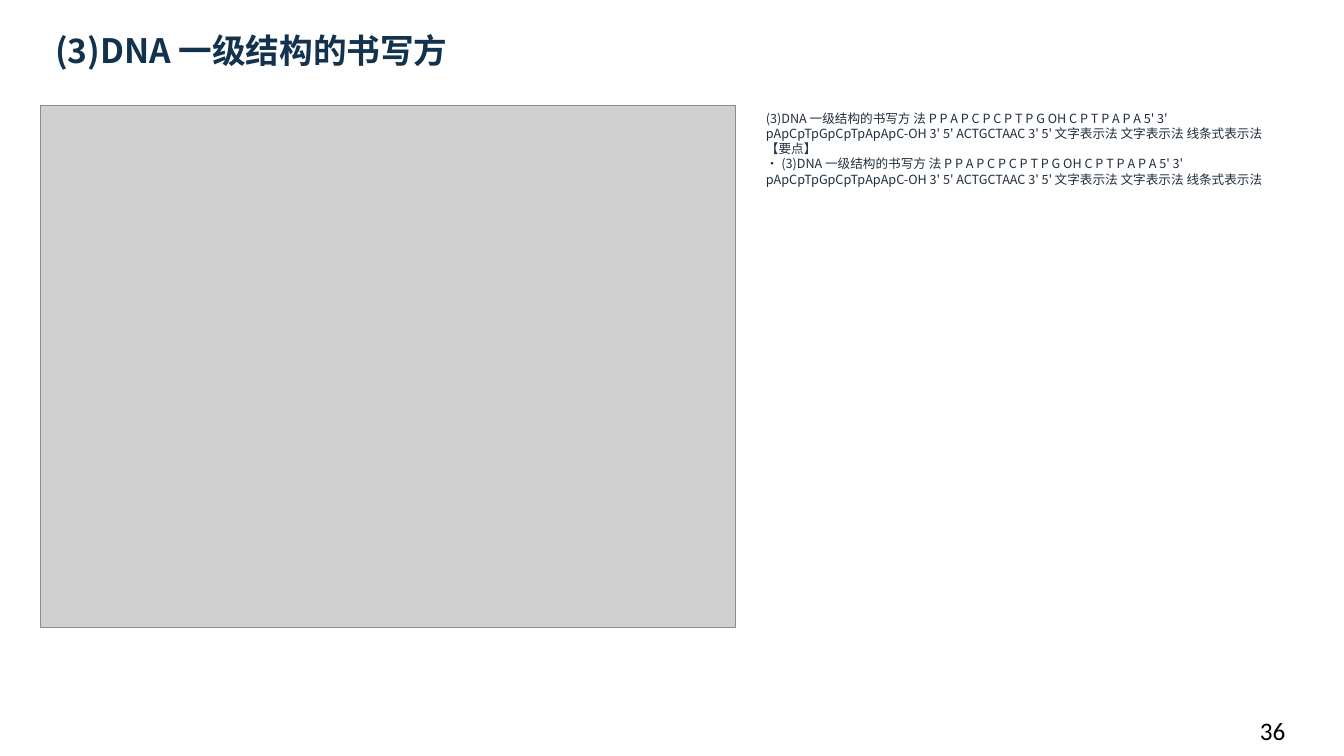
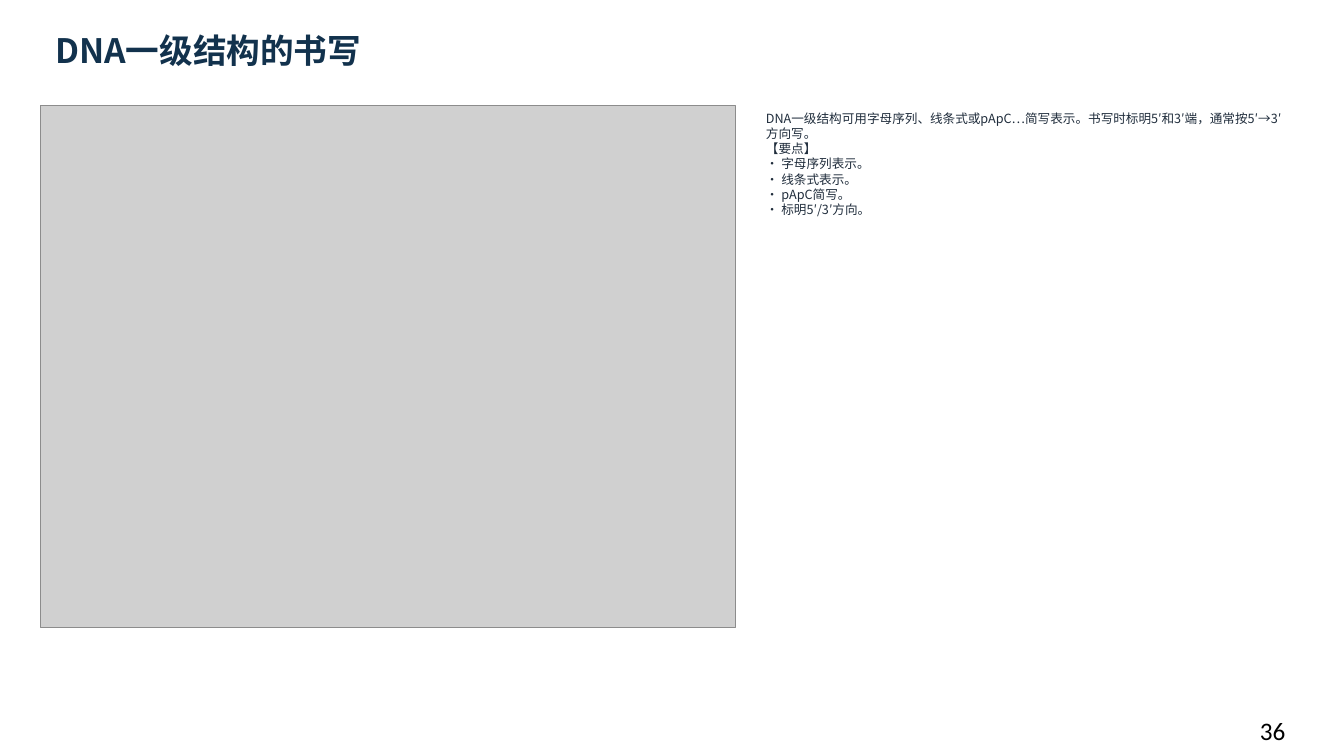
Before and after one commit to newkan-li/Biochemistry, a slide deck: slide 36 of downloads/bc11-ai-style.pptx. Drawn at 1344x756 pixels with LibreOffice and Linux fonts; fonts in the diff are those of the drawing; grey boxes stand for pictures. Boxes give left, top, right and bottom in pixels: in the first picture for what was removed or moved away, otherwise in the second. Text is boxed around its words. In the diff, an @@ line names an element or a change of style, - is before the commit and + after.

```diff
--- a/downloads/bc11-ai-style.pptx
+++ b/downloads/bc11-ai-style.pptx
@@ text at (x1=55, y1=34, x2=361, y2=66): text changed @@
-(3)DNA 一级结构的书写方
+DNA一级结构的书写
@@ text at (x1=766, y1=112, x2=1281, y2=217): text changed @@
-(3)DNA 一级结构的书写方 法 P P A P C P C P T P G OH C P T P A P A 5' 3' pApCpTpGpCpTpApApC-OH 3' 5' ACTGCTAAC 3' 5' 文字表示法 文字表示法 线条式表示法
-【要点】
-• (3)DNA 一级结构的书写方 法 P P A P C P C P T P G OH C P T P A P A 5' 3' pApCpTpGpCpTpApApC-OH 3' 5' ACTGCTAAC 3' 5' 文字表示法 文字表示法 线条式表示法
+DNA一级结构可用字母序列、线条式或pApC…简写表示。书写时标明5′和3′端，通常按5′→3′方向写。
+【要点】
+• 字母序列表示。
+• 线条式表示。
+• pApC简写。
+• 标明5′/3′方向。
```
Also in this commit, not shown: 28 other slides changed, 6 other files.
